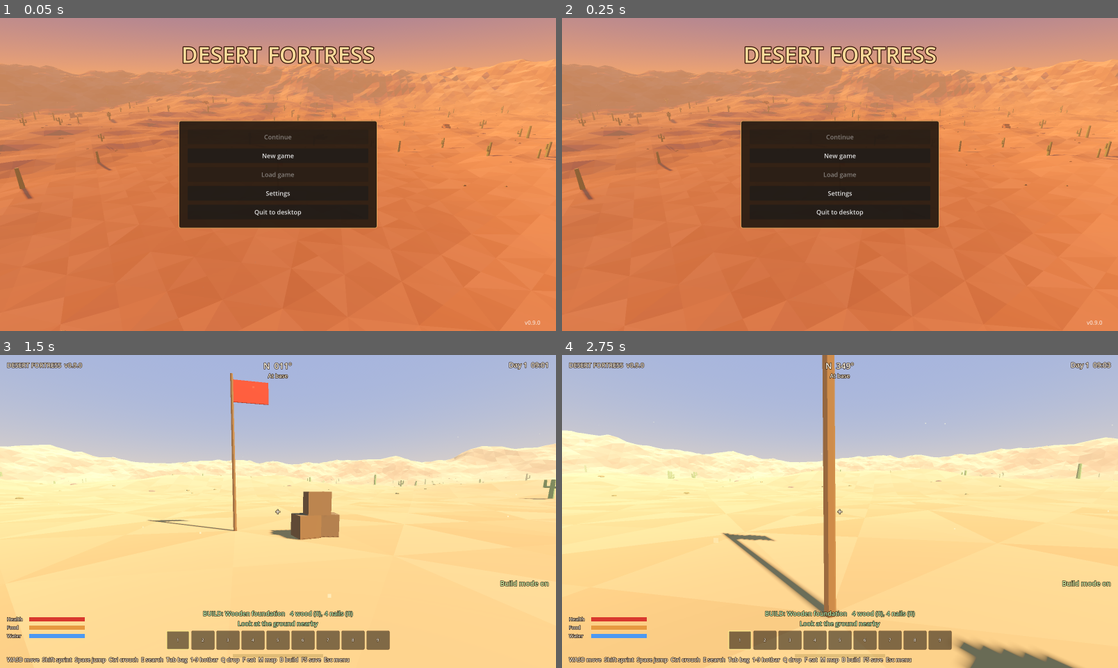
Above: before the commit, frames 1-4 (two rows, left to right).
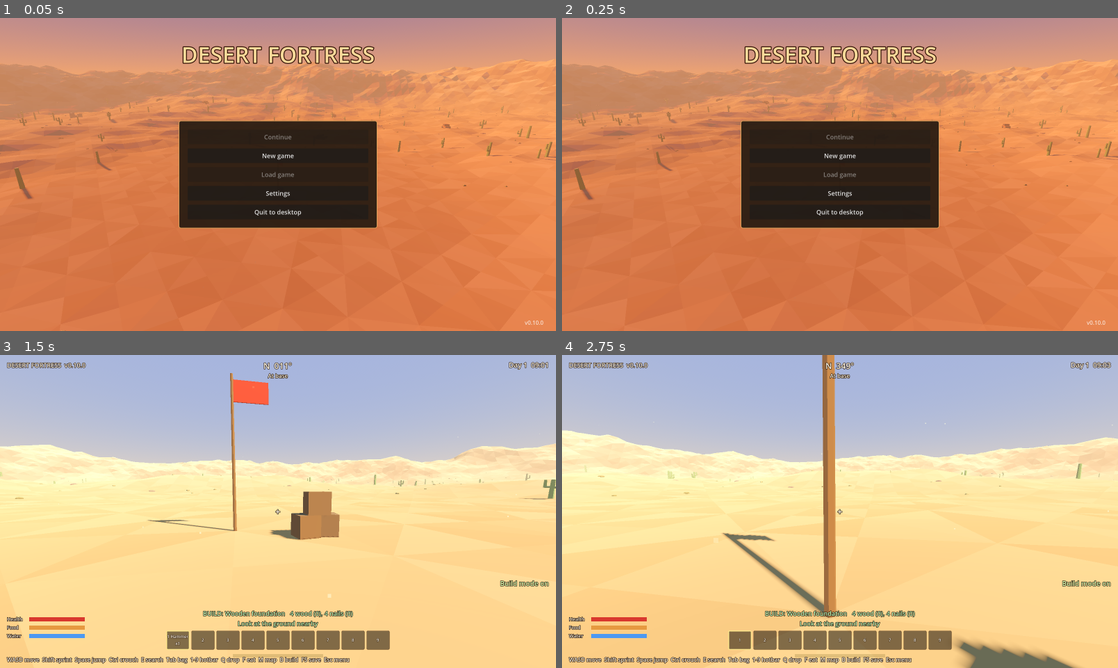
Above: after the commit, the same moments.

Repository: EserX/desert-fortress
Game: Godot game, scene res://scenes/title.tscn
The game is run twice, just before and just after one commit, with the same random seed, the same clock (stepped at 60 frames per second) and the same inputs.
Inputs (mouse positions are in pixels of both pictures, inside the frame that each line leads up to):
- Up to frame 1 (0.05 s): no input
- Up to frame 2 (0.25 s): no input
- Up to frame 3 (1.5 s): click "New game" at 0.5 s; move the mouse to (305, 511) at 1.27 s; hold W (move_forward) from 1.28 s (still down); hold B (build) from 1.28 s (still down); click (305, 511) at 1.42 s
- Up to frame 4 (2.75 s): keep holding W (move_forward); tap Space (jump) at 1.52, 2.27 s; tap Q (drop) at 1.55, 2.1 s; move the mouse to (812, 511) at 2.02 s; release B (build) at 2.03 s; click (812, 511) at 2.17 s; tap E (interact) at 2.3 s

The runs differ from the first frame. In frame 1, less than 0.1% of the frame differs, in the area x 95-98%, y 96-98%; in frame 2, less than 0.1%; in frame 3, less than 0.1%, in the area x 13-34%, y 2-93%; in frame 4, less than 0.1%.

Commit message:
v0.10: wood, scrap metal and concrete tiers with hit points and cracks; hammer repair, upgrade and demolish
Co-Authored-By: Claude Opus 5.5 <noreply@anthropic.com>
Claude-Session: https://claude.ai/code/session_01GD4zv9y1AdWTsJT4fZN3ms

Diff:
--- a/project.godot
+++ b/project.godot
@@ -7,7 +7,7 @@
 
 config/name="Desert Fortress"
 config/description="Build a fortress in the desert, scavenge, and survive mutant waves."
-config/version="0.9.0"
+config/version="0.10.0"
 run/main_scene="res://scenes/title.tscn"
 config/features=PackedStringArray("4.5", "Forward Plus")
 
--- a/scripts/build_mode.gd
+++ b/scripts/build_mode.gd
@@ -1,8 +1,8 @@
 extends Node3D
 ## Build mode (B): a see-through preview of the selected piece snaps to the
 ## grid where you look. Green means it can be built, red means it can't.
-## Left click builds (costs materials), right click takes a piece down
-## (full refund for now), R turns the piece, the wheel or 1–8 picks a piece.
+## Left click builds (costs materials), right click undoes a piece you built
+## in the last minute (full refund; after that use the hammer), R turns the piece, the wheel or 1–8 picks a piece.
 ## Aiming higher up a wall or at an upper floor builds on the next level.
 
 const Building = preload("res://scripts/building.gd")
@@ -149,10 +149,16 @@
 	return true
 
 
-## Takes down the piece under the crosshair and refunds it. Returns its type or "".
+## Undoes a freshly built piece under the crosshair with a full refund.
+## Returns its type, "" if nothing was there, or "old" if it is too late to undo.
 func try_remove() -> String:
 	if not active or looking_at_piece == "":
 		return ""
+	var rec: Dictionary = building.piece_at(looking_at_piece)
+	if rec.is_empty():
+		return ""
+	if not building.can_undo(rec):
+		return "old"
 	var type := building.remove(looking_at_piece)
 	if type != "":
 		var left: Dictionary = inventory.add_all(Building.PIECES[type].cost)
--- a/scripts/building.gd
+++ b/scripts/building.gd
@@ -16,6 +16,15 @@
 const REACH := 9.0
 const DOOR_W := 1.1
 const DOOR_H := 2.05
+
+## Material tiers: hit points, the item used to upgrade to and repair each.
+const TIER_NAMES := ["wood", "scrap metal", "concrete"]
+const TIER_HP := [250.0, 600.0, 1500.0]
+const TIER_ITEM := ["wood", "scrap", "cement"]
+const REFUND := 0.5          # share of what a piece cost you get back when demolished
+const UNDO_SECONDS := 60.0   # build-mode right click gives everything back this soon after building
+
+signal piece_destroyed(key: String, type: String)
 
 ## type -> {"name", "slot": "cell"/"edge", "cost", "dirs": how many ways R turns it}
 const PIECES := {
@@ -35,7 +44,7 @@
 const DECKS := ["floor", "roof"]
 
 var terrain  # Terrain
-## main slot key -> {"type", "slot", "y", "node", "open" (gates)}
+## main slot key -> {"type", "slot", "y", "node", "open" (gates), "tier", "hp", "built_at"}
 var pieces := {}
 ## every slot key a piece takes up (stairs take two) -> main slot key
 var occupied := {}
@@ -46,8 +55,20 @@
 	_mats.wood = LowPoly.material(Color(0.52, 0.36, 0.22))
 	_mats.wood_dark = LowPoly.material(Color(0.36, 0.24, 0.14))
 	_mats.plank = LowPoly.material(Color(0.60, 0.43, 0.27))
-	_mats.metal = LowPoly.material(Color(0.55, 0.5, 0.45), 0.6)
+	_mats.metal = LowPoly.material(Color(0.36, 0.38, 0.4), 0.55)
 	_mats.rust = LowPoly.material(Color(0.5, 0.28, 0.14), 0.8)
+	_mats.concrete = LowPoly.material(Color(0.5, 0.49, 0.46))
+	_mats.concrete_dark = LowPoly.material(Color(0.38, 0.37, 0.35))
+	_mats.crack = LowPoly.material(Color(0.08, 0.06, 0.05))
+
+
+## The material a mesh part uses at a tier (parts are designed in wood).
+func _tier_mat(tier: int, key: String) -> Material:
+	if tier == 1:
+		return _mats[{"wood": "metal", "plank": "metal", "wood_dark": "rust"}.get(key, key)]
+	if tier == 2:
+		return _mats[{"wood": "concrete", "plank": "concrete", "metal": "concrete", "wood_dark": "concrete_dark", "rust": "concrete_dark"}.get(key, key)]
+	return _mats[key]
 
 
 # --- Slots ----------------------------------------------------------------------
@@ -339,7 +360,7 @@
 # --- Building and removing ------------------------------------------------------
 
 ## Builds a piece (no cost or validity checks). Returns its slot key.
-func place(type: String, slot: Dictionary, y: float, gate_open := false) -> String:
+func place(type: String, slot: Dictionary, y: float, gate_open := false, tier := -1, hp := -1.0) -> String:
 	slot = slot.duplicate()
 	slot.level = int(slot.get("level", 0))
 	var key := slot_key(slot)
@@ -354,7 +375,7 @@
 			mi.rotation.x = b[3]
 		if b.size() > 4:
 			mi.position += Basis(Vector3.RIGHT, b[3]) * b[4]
-		mi.material_override = _mats[b[2]]
+		mi.set_meta("mat", b[2])
 		body.add_child(mi)
 	for c in piece_colliders(type):
 		var col := CollisionShape3D.new()
@@ -365,7 +386,13 @@
 		col.rotation.x = c[2]
 		body.add_child(col)
 	add_child(body)
-	var rec := {"type": type, "slot": slot, "y": y, "node": body, "open": false}
+	if tier < 0:
+		tier = base_tier(type)
+	var rec := {"type": type, "slot": slot, "y": y, "node": body, "open": false, "tier": tier,
+		"hp": 0.0, "built_at": Time.get_ticks_msec()}
+	rec.hp = max_hp(rec) if hp < 0.0 else minf(hp, max_hp(rec))
+	_add_cracks(rec)
+	_apply_tier(rec)
 	pieces[key] = rec
 	for k in slot_keys(type, slot):
 		occupied[k] = key
@@ -387,13 +414,13 @@
 		var mi := MeshInstance3D.new()
 		mi.mesh = _box_mesh(Vector3(DOOR_W / 4.0 - 0.03, DOOR_H - 0.06, 0.08))
 		mi.position.x = -DOOR_W * 0.5 + DOOR_W / 8.0 + i * DOOR_W / 4.0
-		mi.material_override = _mats.plank if i % 2 == 0 else _mats.wood
+		mi.set_meta("mat", "plank" if i % 2 == 0 else "wood")
 		gate.add_child(mi)
 	for yb in [-0.6, 0.6]:
 		var brace := MeshInstance3D.new()
 		brace.mesh = _box_mesh(Vector3(DOOR_W - 0.05, 0.12, 0.1))
 		brace.position = Vector3(0, yb, 0.03)
-		brace.material_override = _mats.wood_dark
+		brace.set_meta("mat", "wood_dark")
 		gate.add_child(brace)
 	var col := CollisionShape3D.new()
 	var shape := BoxShape3D.new()
@@ -401,6 +428,7 @@
 	col.shape = shape
 	gate.add_child(col)
 	rec.hinge = hinge
+	_apply_tier(rec)
 	set_gate(slot_key(rec.slot), open)
 
 
@@ -465,11 +493,165 @@
 	return local.y < half.y + 0.3 and local.y + height > -half.y
 
 
+# --- Tiers, damage and the hammer ------------------------------------------------
+
+## Roofs and ramps are made of scrap from the start.
+static func base_tier(type: String) -> int:
+	return 1 if type in ["roof", "ramp"] else 0
+
+
+func max_hp(rec: Dictionary) -> float:
+	return TIER_HP[rec.tier]
+
+
+## Short name like "Scrap metal wall".
+func describe(rec: Dictionary) -> String:
+	var noun: String = PIECES[rec.type].name.replace("Wooden ", "").replace("Scrap ", "")
+	var tier_name: String = TIER_NAMES[rec.tier]
+	return "%s%s %s" % [tier_name[0].to_upper(), tier_name.substr(1), noun.to_lower()]
+
+
+## How much a piece's wood cost is worth in the next tier's material.
+static func _size(type: String) -> int:
+	var cost: Dictionary = PIECES[type].cost
+	return maxi(2, int(cost.get("wood", 0)) + int(cost.get("scrap", 0)))
+
+
+## What it costs to raise a piece one tier ({} at concrete).
+func upgrade_cost(rec: Dictionary) -> Dictionary:
+	if rec.tier >= TIER_NAMES.size() - 1:
+		return {}
+	if rec.tier == 0:
+		return {"scrap": _size(rec.type) + 1, "nails": 2}
+	return {"cement": _size(rec.type), "scrap": 1}
+
+
+## One unit of the tier's material per started quarter of missing hit points.
+func repair_cost(rec: Dictionary) -> Dictionary:
+	var missing: float = 1.0 - rec.hp / max_hp(rec)
+	if missing <= 0.001:
+		return {}
+	return {TIER_ITEM[rec.tier]: int(ceil(missing * 4.0))}
+
+
+## What demolishing gives back: half of everything put into it, rounded down.
+func refund(rec: Dictionary) -> Dictionary:
+	var spent: Dictionary = PIECES[rec.type].cost.duplicate()
+	var r := {"tier": base_tier(rec.type)}
+	while r.tier < rec.tier:
+		var up := upgrade_cost(r.merged({"type": rec.type}))
+		for item in up:
+			spent[item] = int(spent.get(item, 0)) + up[item]
+		r.tier += 1
+	var out := {}
+	for item in spent:
+		var n := int(floor(spent[item] * REFUND))
+		if n > 0:
+			out[item] = n
+	return out
+
+
+func upgrade(key: String) -> void:
+	var rec: Dictionary = pieces.get(key, {})
+	if rec.is_empty() or upgrade_cost(rec).is_empty():
+		return
+	rec.tier += 1
+	rec.hp = max_hp(rec)
+	_apply_tier(rec)
+
+
+func repair(key: String) -> void:
+	var rec: Dictionary = pieces.get(key, {})
+	if not rec.is_empty():
+		rec.hp = max_hp(rec)
+		_update_cracks(rec)
+
+
+## Hurts a piece. At 0 hit points it breaks and is gone. Returns true if it broke.
+func damage(key: String, amount: float) -> bool:
+	key = occupied.get(key, key)
+	var rec: Dictionary = pieces.get(key, {})
+	if rec.is_empty():
+		return false
+	rec.hp = maxf(rec.hp - amount, 0.0)
+	if rec.hp <= 0.0:
+		var type: String = rec.type
+		remove(key)
+		piece_destroyed.emit(key, type)
+		return true
+	_update_cracks(rec)
+	return false
+
+
+## True while a fresh piece can still be taken back for a full refund.
+func can_undo(rec: Dictionary) -> bool:
+	return (Time.get_ticks_msec() - rec.built_at) / 1000.0 < UNDO_SECONDS and rec.tier == base_tier(rec.type) and rec.hp >= max_hp(rec)
+
+
+func _apply_tier(rec: Dictionary) -> void:
+	for mi in _meshes(rec.node):
+		mi.material_override = _tier_mat(rec.tier, mi.get_meta("mat"))
+	_update_cracks(rec)
+
+
+func _meshes(node: Node) -> Array:
+	var out: Array = []
+	for c in node.get_children():
+		if c is MeshInstance3D and c.has_meta("mat"):
+			out.append(c)
+		if not (c is CollisionShape3D):
+			out.append_array(_meshes(c))
+	return out
+
+
+## Dark crack lines on both faces of a piece, hidden until it is damaged.
+func _add_cracks(rec: Dictionary) -> void:
+	var b := piece_bounds(rec.type)
+	var size: Vector3 = b[0]
+	var rng := RandomNumberGenerator.new()
+	rng.seed = hash(slot_key(rec.slot))
+	var cracks := Node3D.new()
+	cracks.name = "Cracks"
+	rec.node.add_child(cracks)
+	var flat: bool = size.y < 1.0  # floors, foundations, roofs: cracks on top
+	for i in 6:
+		var mi := MeshInstance3D.new()
+		var crack_len := rng.randf_range(0.4, 0.9)
+		var pos: Vector3 = b[1]
+		if flat:
+			mi.mesh = _box_mesh(Vector3(crack_len, 0.02, 0.04))
+			pos += Vector3(rng.randf_range(-0.6, 0.6) * size.x * 0.5, size.y * 0.5 + 0.01, rng.randf_range(-0.6, 0.6) * size.z * 0.5)
+			mi.rotation.y = rng.randf() * PI
+		else:
+			mi.mesh = _box_mesh(Vector3(crack_len, 0.025, size.z + 0.02))
+			pos += Vector3(rng.randf_range(-0.35, 0.35) * size.x, rng.randf_range(-0.35, 0.35) * size.y, 0)
+			mi.rotation.z = rng.randf_range(-1.2, 1.2)
+		mi.position = pos
+		mi.material_override = _mats.crack
+		mi.cast_shadow = GeometryInstance3D.SHADOW_CASTING_SETTING_OFF
+		cracks.add_child(mi)
+	rec.cracks = cracks
+
+
+## Damage stage: 0 fine, 1 cracked (below 2/3), 2 badly cracked (below 1/3).
+func crack_stage(rec: Dictionary) -> int:
+	var f: float = rec.hp / max_hp(rec)
+	return 0 if f > 0.66 else (1 if f > 0.33 else 2)
+
+
+func _update_cracks(rec: Dictionary) -> void:
+	if not rec.has("cracks"):
+		return
+	var shown: int = [0, 3, 6][crack_stage(rec)]
+	for i in rec.cracks.get_child_count():
+		rec.cracks.get_child(i).visible = i < shown
+
+
 func save_data() -> Array:
 	var out: Array = []
 	for key in pieces:
 		var p: Dictionary = pieces[key]
-		out.append({"type": p.type, "kind": p.slot.kind, "cx": p.slot.cx, "cz": p.slot.cz, "dir": p.slot.dir, "level": p.slot.level, "y": p.y, "open": p.open})
+		out.append({"type": p.type, "kind": p.slot.kind, "cx": p.slot.cx, "cz": p.slot.cz, "dir": p.slot.dir, "level": p.slot.level, "y": p.y, "open": p.open, "tier": p.tier, "hp": p.hp})
 	return out
 
 
@@ -479,4 +661,4 @@
 	for p in data:
 		if PIECES.has(p.get("type", "")):
 			var slot := {"kind": str(p.kind), "cx": int(p.cx), "cz": int(p.cz), "dir": int(p.dir), "level": int(p.get("level", 0))}
-			place(p.type, slot, float(p.y), bool(p.get("open", false)))
+			place(p.type, slot, float(p.y), bool(p.get("open", false)), int(p.get("tier", -1)), float(p.get("hp", -1.0)))
--- a/scripts/hud.gd
+++ b/scripts/hud.gd
@@ -89,8 +89,8 @@
 	prompt = _label("", 20)
 	prompt.set_anchors_preset(Control.PRESET_CENTER)
 	prompt.horizontal_alignment = HORIZONTAL_ALIGNMENT_CENTER
-	prompt.size = Vector2(400, 30)
-	prompt.position = Vector2(-200, 34)
+	prompt.size = Vector2(1000, 50)
+	prompt.position = Vector2(-500, 34)
 	root.add_child(prompt)
 
 	pickups = VBoxContainer.new()
--- a/scripts/items.gd
+++ b/scripts/items.gd
@@ -9,14 +9,16 @@
 	"nails": {"name": "Nails", "weight": 0.05, "stack": 50},
 	"canned_food": {"name": "Canned food", "weight": 0.4, "stack": 10},
 	"water": {"name": "Water bottle", "weight": 0.5, "stack": 10},
+	"cement": {"name": "Cement bag", "weight": 2.0, "stack": 10},
+	"hammer": {"name": "Hammer", "weight": 1.0, "stack": 1},
 }
 
 ## What each kind of container can hold: item -> [min, max].
 const LOOT_TABLES := {
 	"glovebox": {"cloth": [0, 2], "nails": [0, 4], "canned_food": [0, 1], "water": [0, 1]},
 	"trunk": {"scrap": [2, 5], "nails": [2, 6], "cloth": [0, 2], "water": [0, 1]},
-	"crate": {"wood": [2, 5], "nails": [1, 4], "canned_food": [0, 2], "water": [0, 2]},
-	"supply": {"wood": [4, 8], "scrap": [3, 7], "nails": [8, 16], "canned_food": [1, 3], "water": [2, 4], "cloth": [1, 3]},
+	"crate": {"wood": [2, 5], "nails": [1, 4], "canned_food": [0, 2], "water": [0, 2], "cement": [0, 1]},
+	"supply": {"wood": [4, 8], "scrap": [3, 7], "nails": [8, 16], "canned_food": [1, 3], "water": [2, 4], "cloth": [1, 3], "cement": [1, 3]},
 }
 
 const CONTAINER_NAMES := {"glovebox": "glovebox", "trunk": "trunk", "crate": "crate", "supply": "supply crate"}
--- a/scripts/main.gd
+++ b/scripts/main.gd
@@ -22,6 +22,7 @@
 const DISCOVER_RANGE := 45.0
 const REFILLS_PER_MORNING := 4
 const SUPPLY_CHANCE := 0.5
+const HAMMER_REACH := 3.5
 
 ## When true the world is only a backdrop for the title screen:
 ## no player, HUD or pause menu, just a slowly orbiting camera.
@@ -51,6 +52,8 @@
 var places: Array = []
 ## Keys of places you have been near.
 var discovered := {}
+var _demolish_armed := ""
+var _demolish_until := 0
 var sun: DirectionalLight3D
 var moon: DirectionalLight3D
 var env: Environment
@@ -116,6 +119,7 @@
 
 	inventory = Inventory.new()
 	inventory.changed.connect(func(): player.overloaded = inventory.overloaded())
+	inventory.add("hammer", 1)  # everyone starts with a hammer
 
 	build_mode = BuildMode.new()
 	build_mode.name = "BuildMode"
@@ -178,6 +182,8 @@
 		build_mode.toggle()
 		hud.show_pickup(["Build mode on" if build_mode.active else "Build mode off"])
 	elif build_mode.active and _build_input(event):
+		get_viewport().set_input_as_handled()
+	elif holding_hammer() and _hammer_input(event):
 		get_viewport().set_input_as_handled()
 	elif event.is_action_pressed("interact"):
 		interact(player.interact_target())
@@ -202,7 +208,12 @@
 			_discover_nearby()
 		survival.tick(delta, day_night.hour, player.sprinting, in_shade)
 	if hud and not get_tree().paused:
-		hud.set_prompt("" if inventory_ui.is_open() else _prompt_for(player.interact_target()))
+		var text := ""
+		if not inventory_ui.is_open():
+			text = _prompt_for(player.interact_target())
+			if text == "" and holding_hammer():
+				text = hammer_prompt(piece_under_crosshair())
+		hud.set_prompt(text)
 		for i in Inventory.HOTBAR:
 			if Input.is_action_just_pressed("hotbar_%d" % (i + 1)) and not inventory_ui.is_open():
 				if build_mode.active:
@@ -244,6 +255,105 @@
 	return _screenshot()
 
 
+func holding_hammer() -> bool:
+	var s := inventory.selected_stack()
+	return not s.is_empty() and s.item == "hammer" and not build_mode.active
+
+
+## Slot key of the built piece under the crosshair (within hammer reach), or "".
+func piece_under_crosshair() -> String:
+	var hit := player.look_hit(HAMMER_REACH)
+	var n: Node = hit.get("collider")
+	while n and n != building:
+		if n.has_meta("piece_key"):
+			return n.get_meta("piece_key")
+		n = n.get_parent()
+	return ""
+
+
+static func _cost_text(cost: Dictionary) -> String:
+	var parts: Array = []
+	for item in cost:
+		parts.append("%d %s" % [cost[item], Items.display_name(item).to_lower()])
+	return ", ".join(parts)
+
+
+## "Scrap metal wall 420/600   [LMB] Upgrade to concrete (3 cement bag, 1 scrap metal)   [RMB] Demolish"
+func hammer_prompt(key: String) -> String:
+	var rec: Dictionary = building.pieces.get(key, {})
+	if rec.is_empty():
+		return ""
+	var text := "%s  %d/%d" % [building.describe(rec), rec.hp, building.max_hp(rec)]
+	var rep := building.repair_cost(rec)
+	var up := building.upgrade_cost(rec)
+	if not rep.is_empty():
+		text += "\n[LMB] Repair (%s)" % _cost_text(rep)
+	elif not up.is_empty():
+		text += "\n[LMB] Upgrade to %s (%s)" % [building.TIER_NAMES[rec.tier + 1], _cost_text(up)]
+	else:
+		text += "\nFully upgraded"
+	if _demolish_armed == key and Time.get_ticks_msec() < _demolish_until:
+		return text + "   [RMB again] Demolish for real"
+	return text + "   [RMB] Demolish"
+
+
+func _pay(cost: Dictionary) -> bool:
+	for item in cost:
+		if inventory.count_of(item) < cost[item]:
+			hud.show_banner("Not enough materials: " + _cost_text(cost))
+			return false
+	for item in cost:
+		inventory.remove(item, cost[item])
+	return true
+
+
+## Hammer: left click repairs or upgrades, right click twice demolishes.
+func hammer_use(key: String) -> void:
+	var rec: Dictionary = building.pieces.get(key, {})
+	if rec.is_empty():
+		return
+	var rep := building.repair_cost(rec)
+	if not rep.is_empty():
+		if _pay(rep):
+			building.repair(key)
+			hud.show_pickup(["Repaired " + building.describe(rec).to_lower()])
+	elif not building.upgrade_cost(rec).is_empty():
+		if _pay(building.upgrade_cost(rec)):
+			building.upgrade(key)
+			hud.show_pickup(["Upgraded to " + building.describe(rec).to_lower()])
+
+
+## First right click arms, a second within 3 seconds demolishes with a half refund.
+func hammer_demolish(key: String) -> bool:
+	if _demolish_armed != key or Time.get_ticks_msec() > _demolish_until:
+		_demolish_armed = key
+		_demolish_until = Time.get_ticks_msec() + 3000
+		return false
+	_demolish_armed = ""
+	var back: Dictionary = building.refund(building.pieces[key])
+	building.remove(key)
+	var left := inventory.add_all(back)
+	if not left.is_empty():
+		loot.spawn_drop(left, _drop_spot())
+	hud.show_pickup(["Demolished, got back " + (_cost_text(back) if not back.is_empty() else "nothing")])
+	return true
+
+
+func _hammer_input(event: InputEvent) -> bool:
+	if not (event is InputEventMouseButton and event.pressed) or Input.mouse_mode != Input.MOUSE_MODE_CAPTURED:
+		return false
+	if event.button_index != MOUSE_BUTTON_LEFT and event.button_index != MOUSE_BUTTON_RIGHT:
+		return false
+	var key := piece_under_crosshair()
+	if key == "":
+		return false
+	if event.button_index == MOUSE_BUTTON_LEFT:
+		hammer_use(key)
+	else:
+		hammer_demolish(key)
+	return true
+
+
 func _prompt_for(id: String) -> String:
 	if id.begins_with("gate:"):
 		return building.prompt(id)
@@ -262,7 +372,9 @@
 			build_mode.try_place()
 		MOUSE_BUTTON_RIGHT:
 			var t := build_mode.try_remove()
-			if t != "":
+			if t == "old":
+				hud.show_banner("Too late to undo. Use the hammer (right click) to demolish.")
+			elif t != "":
 				hud.show_pickup(["Took down " + Building.PIECES[t].name.to_lower()])
 		MOUSE_BUTTON_WHEEL_UP:
 			build_mode.cycle(-1)
@@ -432,6 +544,8 @@
 		discovered[str(key)] = true
 	if data.has("inventory"):
 		inventory.load_data(data.inventory)
+		if inventory.count_of("hammer") == 0:
+			inventory.add("hammer", 1)  # saves from before v0.10
 	else:
 		# v0.4 saves kept items as a plain {item: count} list.
 		inventory.load_data({})
--- a/scripts/player.gd
+++ b/scripts/player.gd
@@ -180,6 +180,14 @@
 	return ""
 
 
+## What the crosshair points at within reach: the ray hit dictionary, or {}.
+func look_hit(reach: float) -> Dictionary:
+	var from := camera.global_position
+	var to := from - camera.global_transform.basis.z * reach
+	var q := PhysicsRayQueryParameters3D.create(from, to, 1, [get_rid()])
+	return get_world_3d().direct_space_state.intersect_ray(q)
+
+
 func heading_degrees() -> float:
 	var fwd := -global_transform.basis.z
 	return fposmod(rad_to_deg(atan2(fwd.x, -fwd.z)), 360.0)
--- a/tests/run_tests.gd
+++ b/tests/run_tests.gd
@@ -258,6 +258,7 @@
 	bm.looking_at_piece = fkey
 	check(bm.try_remove() == "foundation" and inv.count_of("wood") == 20, "taking a piece down refunds it")
 	_test_more_pieces()
+	_test_tiers()
 	b.load_data([])
 	bm.toggle()
 	inv.load_data({})
@@ -304,6 +305,62 @@
 	b.remove(b.cell_key(6, 3, 0))
 	check(not b.occupied.has(b.cell_key(6, 4, 0)) and not b.pieces.has(sk), "taking down stairs frees both squares")
 	b.load_data([])
+
+
+## v0.10: tiers, hit points, cracks, hammer repair/upgrade/demolish, undo.
+func _test_tiers() -> void:
+	var b = main.building
+	var inv = main.inventory
+	var was_building: bool = main.build_mode.active
+	main.build_mode.active = false
+	b.load_data([])
+	inv.load_data({})
+	var slot := {"kind": "edge", "cx": 3, "cz": 4, "dir": 0, "level": 0}
+	var key: String = b.place("wall", slot, b.evaluate("wall", slot).y)
+	var rec: Dictionary = b.pieces[key]
+	check(rec.tier == 0 and rec.hp == 250.0, "new walls are wood with 250 hp")
+	check(b.base_tier("roof") == 1, "roofs start as scrap metal")
+	b.damage(key, 100.0)
+	check(b.crack_stage(rec) == 1 and rec.cracks.get_child(0).visible, "damage shows cracks")
+	check(b.repair_cost(rec) == {"wood": 2}, "repair costs wood by missing hp %s" % str(b.repair_cost(rec)))
+	inv.add("hammer", 1)
+	inv.selected = 0
+	check(main.holding_hammer(), "holding the hammer")
+	main.hammer_use(key)
+	check(rec.hp == 150.0, "no wood, no repair")
+	inv.add_all({"wood": 5, "scrap": 20, "nails": 10, "cement": 10})
+	main.hammer_use(key)
+	check(rec.hp == 250.0 and inv.count_of("wood") == 3, "hammer repairs for 2 wood")
+	main.hammer_use(key)
+	check(rec.tier == 1 and rec.hp == 600.0 and inv.count_of("scrap") == 16, "hammer upgrades wood to scrap metal (4 scrap)")
+	main.hammer_use(key)
+	check(rec.tier == 2 and rec.hp == 1500.0 and inv.count_of("cement") == 7, "and scrap metal to concrete (3 cement)")
+	check(b.upgrade_cost(rec).is_empty(), "concrete is the top tier")
+	check(main.hammer_prompt(key).contains("Fully upgraded"), "prompt: " + main.hammer_prompt(key).replace("\n", " | "))
+	# Saved with tier and hit points.
+	b.damage(key, 400.0)
+	var data: Array = JSON.parse_string(JSON.stringify(b.save_data()))
+	b.load_data(data)
+	rec = b.pieces[key]
+	check(rec.tier == 2 and rec.hp == 1100.0, "tier and hit points are saved")
+	# Too late to undo in build mode; the hammer demolishes for half back.
+	rec.built_at -= 61000
+	main.build_mode.active = true
+	main.build_mode.looking_at_piece = key
+	check(main.build_mode.try_remove() == "old", "build-mode undo only right after building")
+	main.build_mode.active = false
+	var refund: Dictionary = b.refund(rec)
+	check(refund == {"wood": 1, "nails": 2, "scrap": 2, "cement": 1}, "demolish refunds half %s" % str(refund))
+	check(not main.hammer_demolish(key) and b.pieces.has(key), "first right click only arms demolish")
+	check(main.hammer_demolish(key) and not b.pieces.has(key), "second right click demolishes")
+	# Breaking a piece.
+	var k2: String = b.place("wall", slot, 0.0)
+	var broke := []
+	b.piece_destroyed.connect(func(k, t): broke.append(t), CONNECT_ONE_SHOT)
+	check(b.damage(k2, 999.0) and broke == ["wall"] and not b.pieces.has(k2), "a piece at 0 hp breaks")
+	inv.load_data({})
+	b.load_data([])
+	main.build_mode.active = was_building
 
 
 ## Ramp: walk up it for real.
--- a/tools/screenshot.gd
+++ b/tools/screenshot.gd
@@ -21,6 +21,7 @@
 	{"name": "11_death", "pos": Vector3(0, 0, 9), "yaw": 0.6, "pitch": -0.05, "hour": 13.0, "death": true},
 	{"name": "12_map", "pos": Vector3(20, 0, 40), "yaw": 0.9, "pitch": 0.0, "hour": 9.0, "map": true},
 	{"name": "13_build", "pos": Vector3(13, 0, 20), "yaw": 0.55, "pitch": -0.2, "hour": 15.5, "build": true},
+	{"name": "14_tiers", "pos": Vector3(7, 0, 16.5), "yaw": 0.0, "pitch": -0.1, "hour": 10.0, "tiers": true},
 	{"name": "08_menu", "pos": Vector3(0, 0, 9), "yaw": 0.0, "pitch": 0.0, "hour": 12.0, "menu": true},
 ]
 
@@ -78,6 +79,16 @@
 				main.map_ui.toggle()
 		elif main.map_ui.is_open():
 			main.map_ui.toggle()
+		if s.get("tiers", false):
+			var b = main.building
+			b.load_data([])
+			for i in 3:
+				var slot := {"kind": "edge", "cx": 2 + i, "cz": 6, "dir": 0, "level": 0}
+				var k: String = b.place("wall", slot, b.evaluate("wall", slot).y, false, i)
+				b.damage(k, [60.0, 400.0, 1200.0][i])
+			main.inventory.load_data({})
+			main.inventory.add_all({"hammer": 1, "scrap": 9})
+			main.inventory.selected = 0
 		if s.get("build", false):
 			_build_sample()
 		elif main.build_mode.active:
Not shown, changed: DEVLOG.md
Not shown, changed: ROADMAP.md
